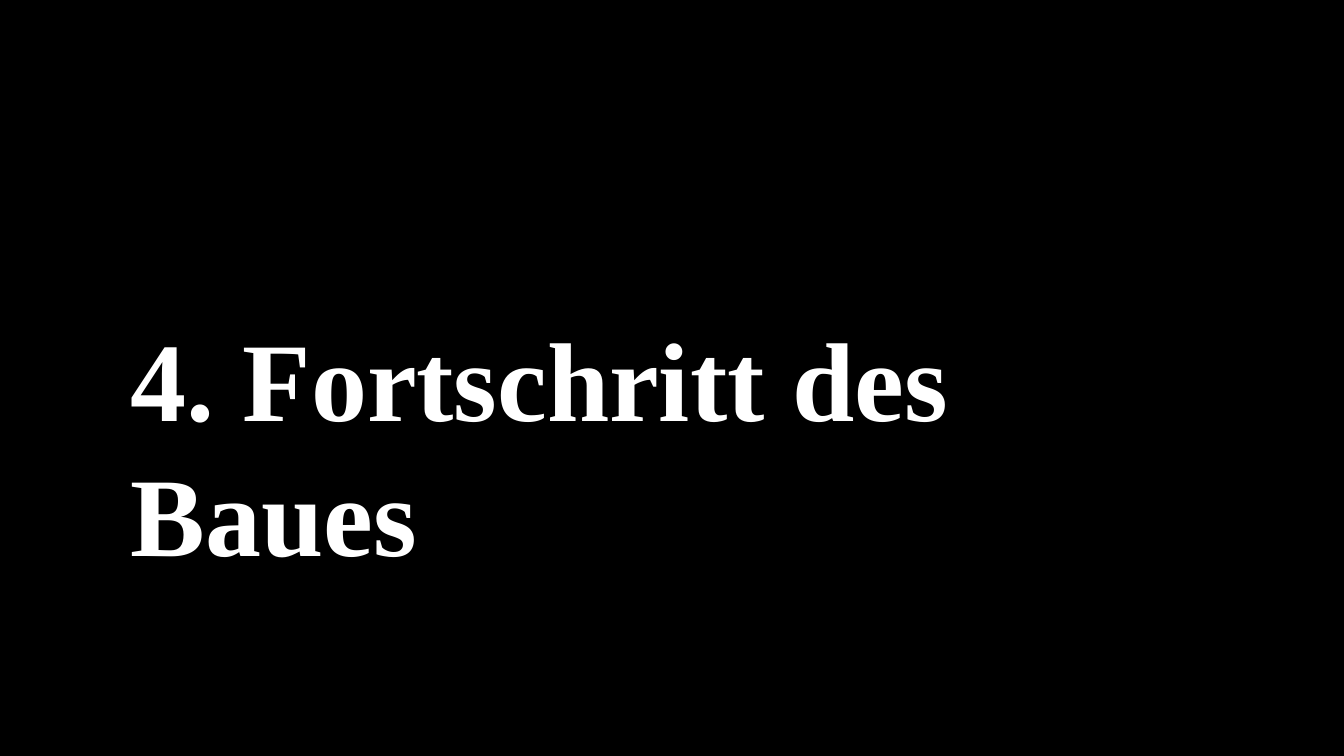
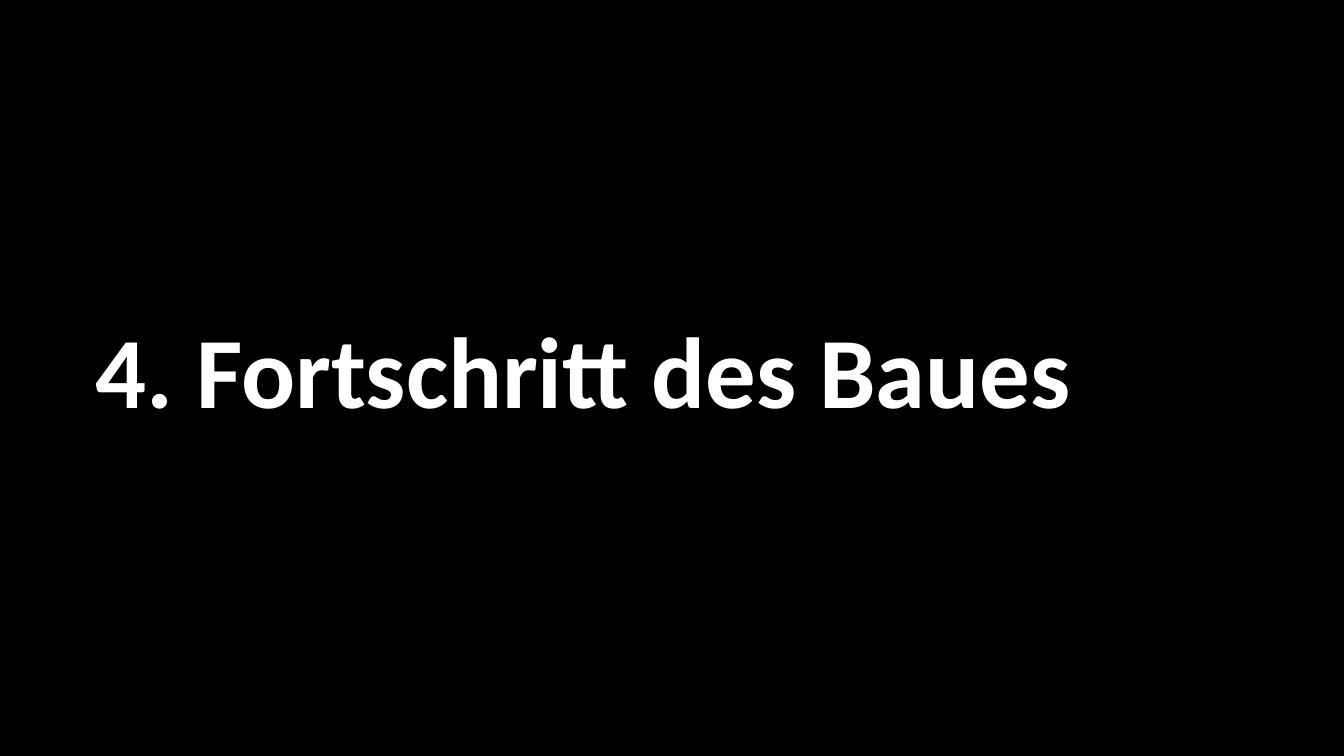
Before and after one commit to cl0q/Q12, a slide deck: slide 5 of p-sem/Prasentation_P-Seminar.pptx. Drawn at 1344x756 pixels with LibreOffice and Linux fonts; fonts in the diff are those of the drawing; background and template pictures are left out. Boxes give left, top, right and bottom in pixels: in the first picture for what was removed or moved away, otherwise in the second. Text is boxed around its words. In the diff, an @@ line names an element or a change of style, - is before the commit and + after.

```diff
--- a/p-sem/Prasentation_P-Seminar.pptx
+++ b/p-sem/Prasentation_P-Seminar.pptx
@@ text "4. Fortschritt des Baues": place and size @@
-text "4. Fortschritt des Baues" at (131, 343, 948, 558)
+text "4. Fortschritt des Baues" at (95, 337, 1070, 409)
@@ text "4. Fortschritt des Baues" at (95, 337, 1070, 409): size 80 to 72 pt, font Times New Roman to Calibri @@
```
Also in this commit, not shown: 6 other slides changed, 3 slides added.
